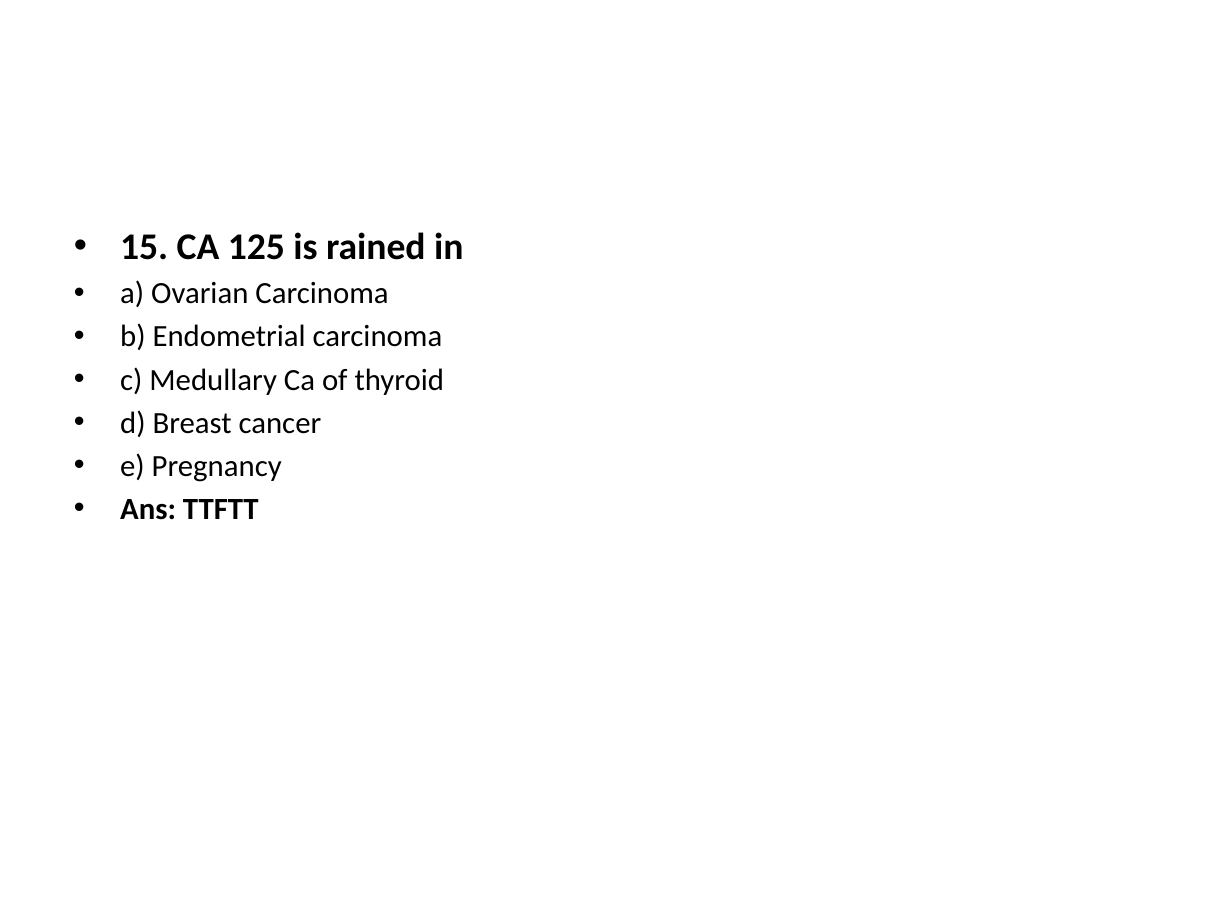
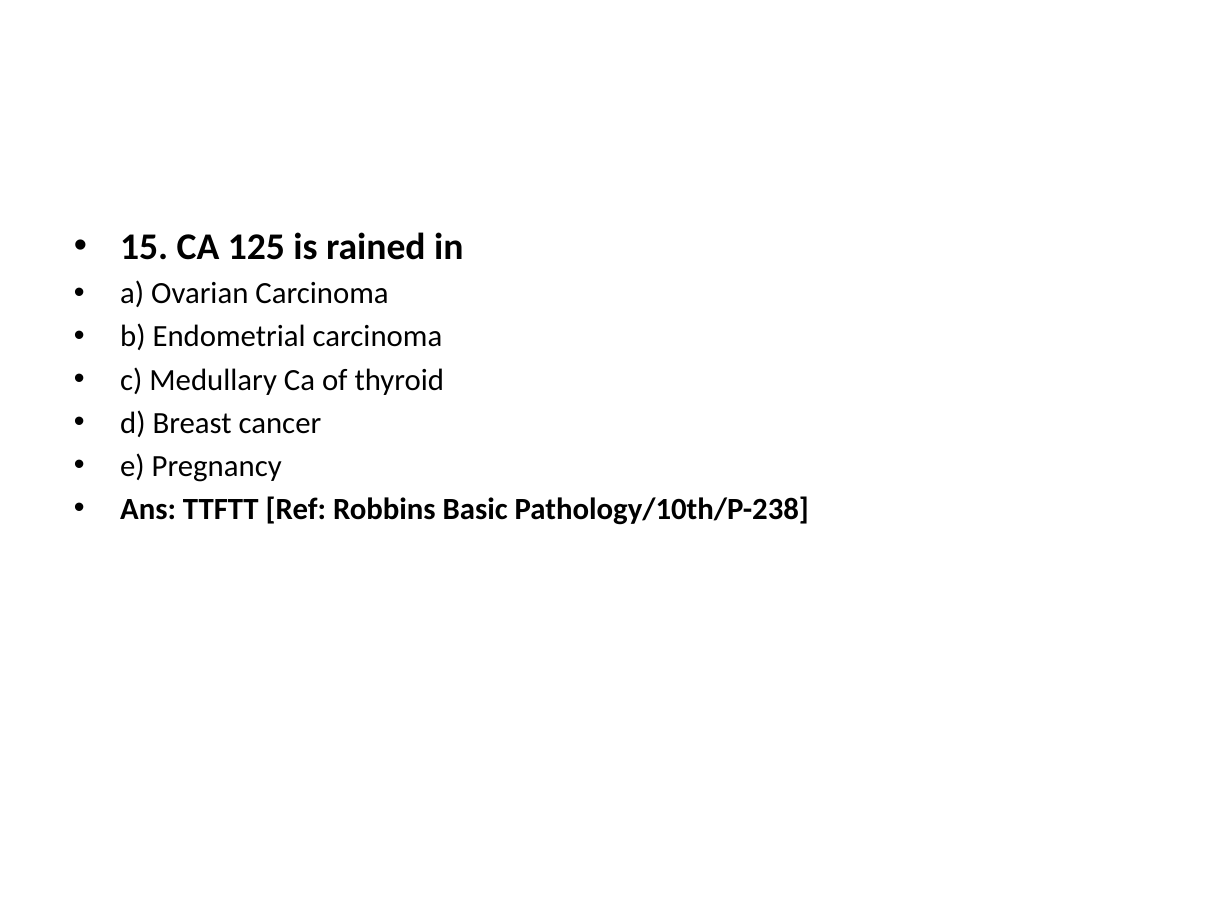
Before and after one commit to jahirulislammolla/exam_power_point, a slide deck: slide 29 of Cell_Injury___Adaptation__Inflammation___Healing___Hemodynamic_Exam__Gynae_July_25__C.pptx. Drawn at 1232x924 pixels with LibreOffice and Linux fonts; fonts in the diff are those of the drawing. Boxes give left, top, right and bottom in pixels: in the first picture for what was removed or moved away, otherwise in the second. Text is boxed around its words. In the diff, an @@ line names an element or a change of style, - is before the commit and + after.

```diff
--- a/Cell_Injury___Adaptation__Inflammation___Healing___Hemodynamic_Exam__Gynae_July_25__C.pptx
+++ b/Cell_Injury___Adaptation__Inflammation___Healing___Hemodynamic_Exam__Gynae_July_25__C.pptx
@@ text at (120, 496, 809, 525): text changed @@
-• Ans: TTFTT
+• Ans: TTFTT [Ref: Robbins Basic Pathology/10th/P-238]
```
Also in this commit, not shown: 90 other slides changed, 11 other files.
